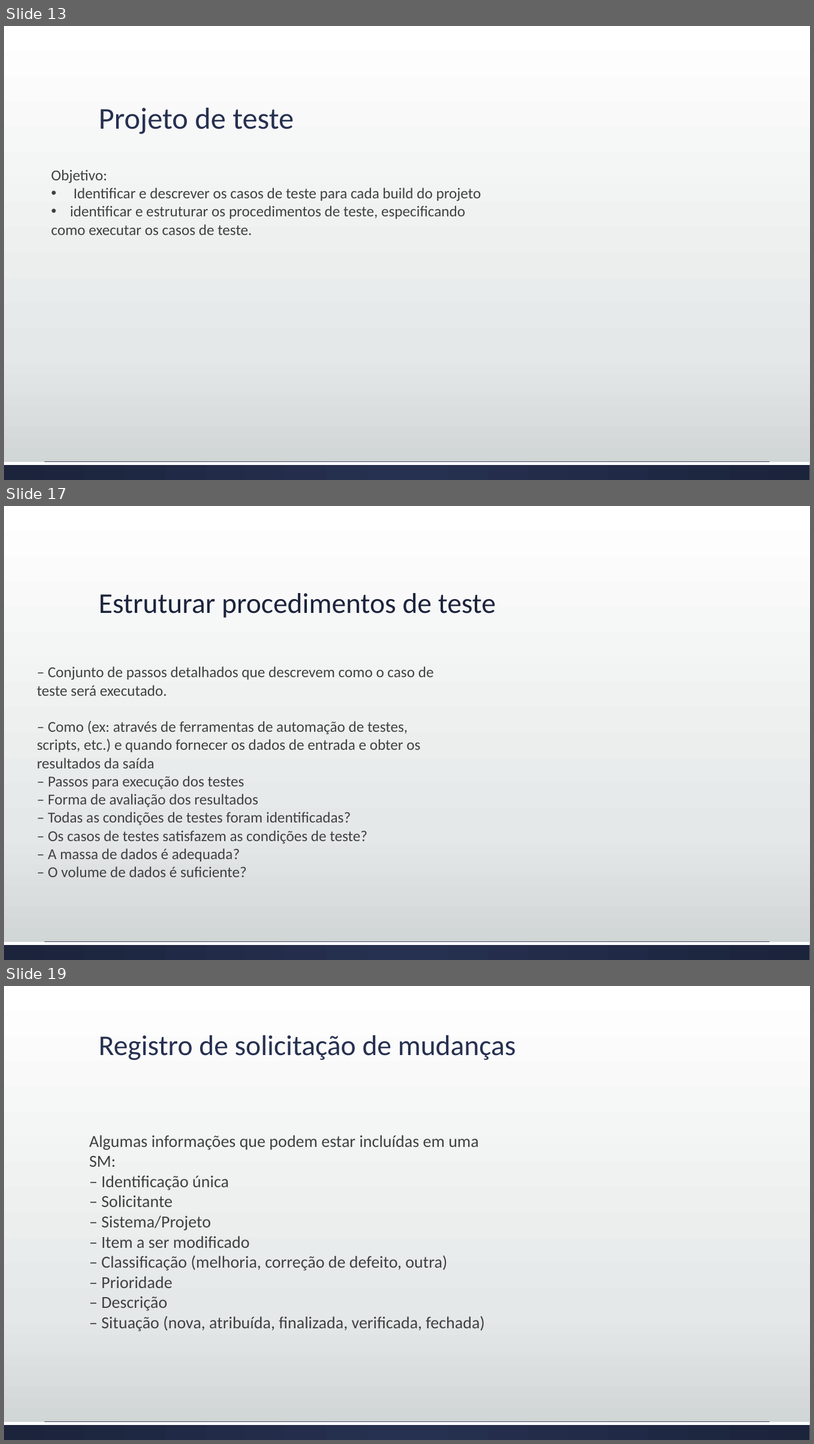
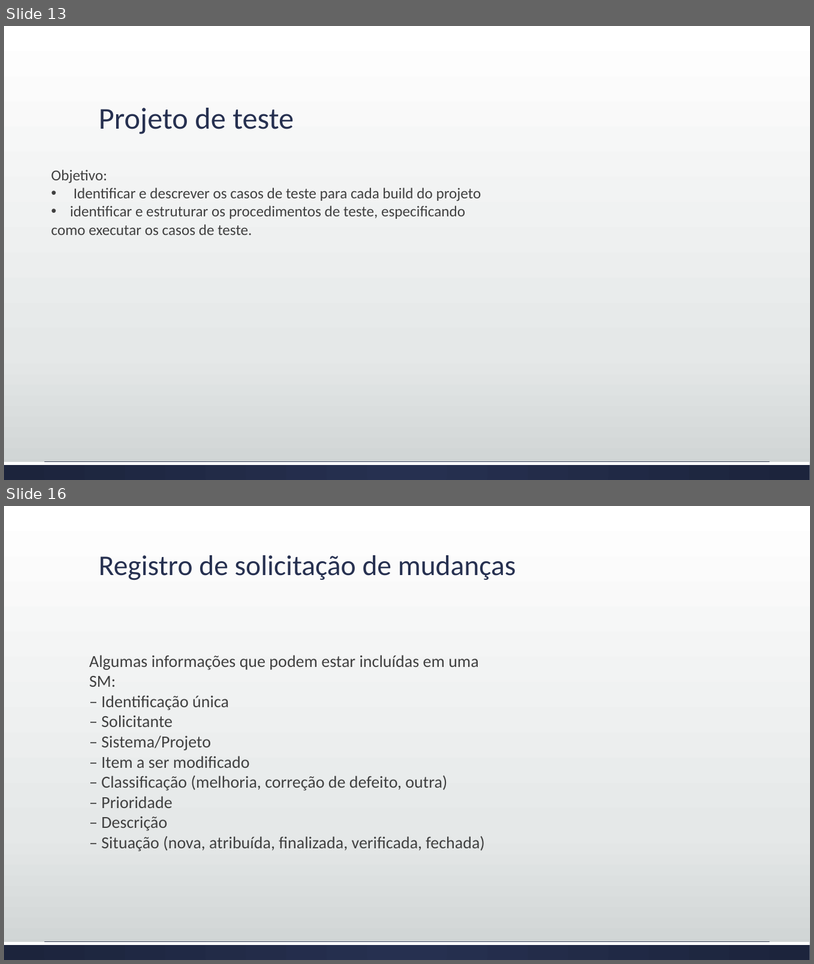
Before and after one commit to josimarpe/SIB, a slide deck: Requisitos/Plano de Projeto 1.pptx. Shown one above the other, each under a label of ours: slides 13, 17 and 19 before the commit, slides 13 and 16 after it; the slides between them are not shown. The pictures are 814x1444 and 814x964 pixels, drawn with LibreOffice and Linux fonts; fonts in the diff are those of the drawing. Boxes give left, top, right and bottom in pixels: in the first picture for what was removed or moved away, otherwise in the second. Text is boxed around its words. In the diff, an @@ line names an element or a change of style, - is before the commit and + after.

```diff
--- a/Requisitos/Plano de Projeto 1.pptx
+++ b/Requisitos/Plano de Projeto 1.pptx
@@ slide 17 removed at (x1=4, y1=506, x2=810, y2=960), background gradient #FFFFFF to #E5E8E8 to #CDD2D2; not listed: 2 template elements that a slide beside it also shows @@
@@ title removed at (x1=99, y1=593, x2=496, y2=618) @@
-Estruturar procedimentos de teste
@@ text removed at (x1=37, y1=666, x2=434, y2=877) @@
-– Conjunto de passos detalhados que descrevem como o caso de
-teste será executado.
-– Como (ex: através de ferramentas de automação de testes,
-scripts, etc.) e quando fornecer os dados de entrada e obter os
-resultados da saída
-– Passos para execução dos testes
-– Forma de avaliação dos resultados
-– Todas as condições de testes foram identificadas?
-– Os casos de testes satisfazem as condições de teste?
-– A massa de dados é adequada?
-– O volume de dados é suficiente?
@@ what was slide 19 is now slide 16 @@
```
Also in this commit, not shown: 2 slides changed, 2 slides added, 4 other slides removed.
